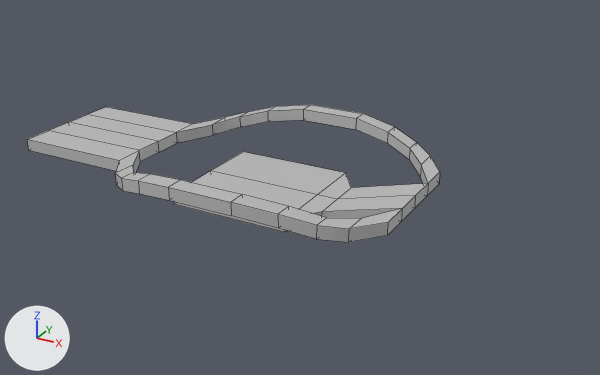
The FBX model Drift/Assets/Meshes/HaloPiece.fbx: old version first, new version second.
Rendered twice from a 50 mm camera at (30.6, -52.0, 25.1) aimed at (1.8, 0.4, -1.1). Lighting does not change. The marker at lower left points along +X, +Y and +Z. Mesh edges are drawn as thin lines. Where no turn or scale is listed for an object, it has been applied to the vertices.
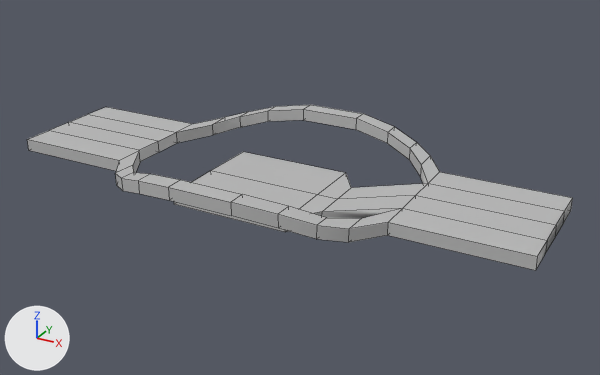
The newer file is also turned or shifted as a whole; pictures and numbers use the older file's frame.

Diff of the bpy script that builds the scene:
```diff
--- a/Drift/Assets/Meshes/HaloPiece.fbx.py
+++ b/Drift/Assets/Meshes/HaloPiece.fbx.py
@@ me_mesh @@
 # used by ob_pcube3; location = (-16.57, 0.0, 0.0)
-me_mesh.from_pydata(...)  # 112 vertices, 112 faces; spans x -5.0..28.1, y -10.4..10.4, z -2.2..2.2
+me_mesh.from_pydata(...)  # 122 vertices, 125 faces; spans x -5.0..38.1, y -10.4..10.4, z -2.2..2.2
+# me_mesh part 1
+# 4 faces are deleted
+# 10 new vertices lie (10.0, 0.0, 0.0) away from vertices in x 28.1, y -5.0..5.0, z -0.5..0.5
+# 17 new faces join them
 me_mesh.materials.append(mat_lambert1)
```

Changed parts and their boxes [x1, y1, x2, y2] in the pictures (600 x 375 px):
'pCube3', reshaped (32% wider, 20% taller)
    before: [27, 105, 440, 242]
    after: [27, 105, 573, 270]
part 1 of me_mesh, built on
    before: [388, 172, 440, 234]
    after: [388, 172, 573, 270]
